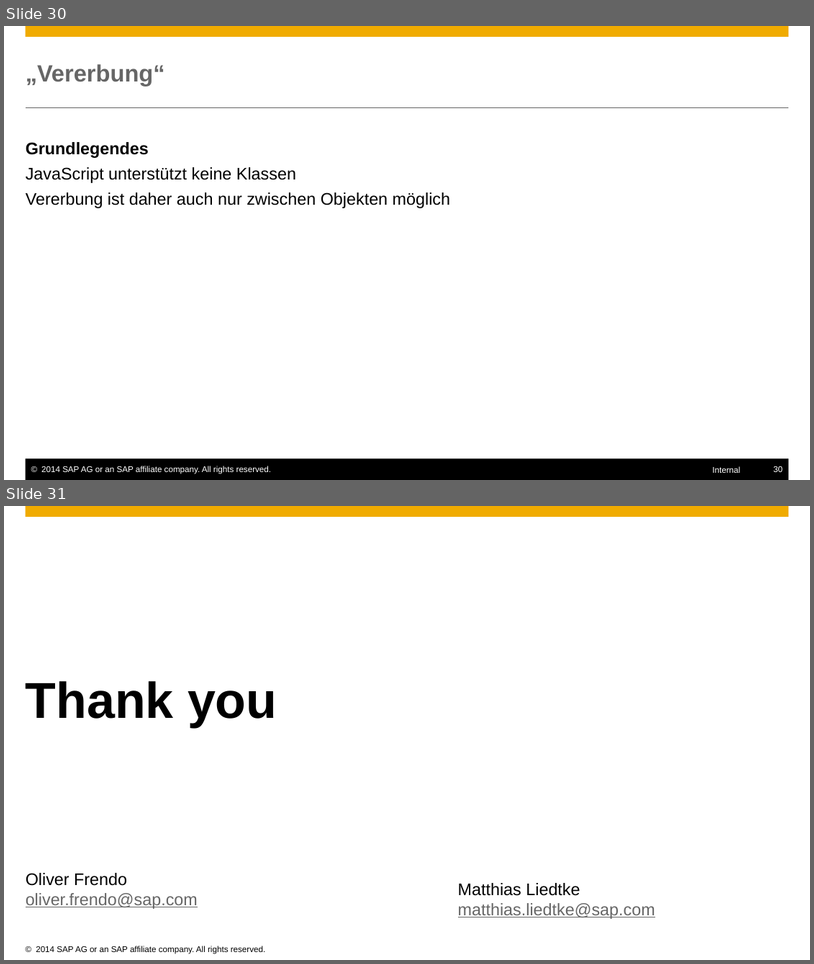
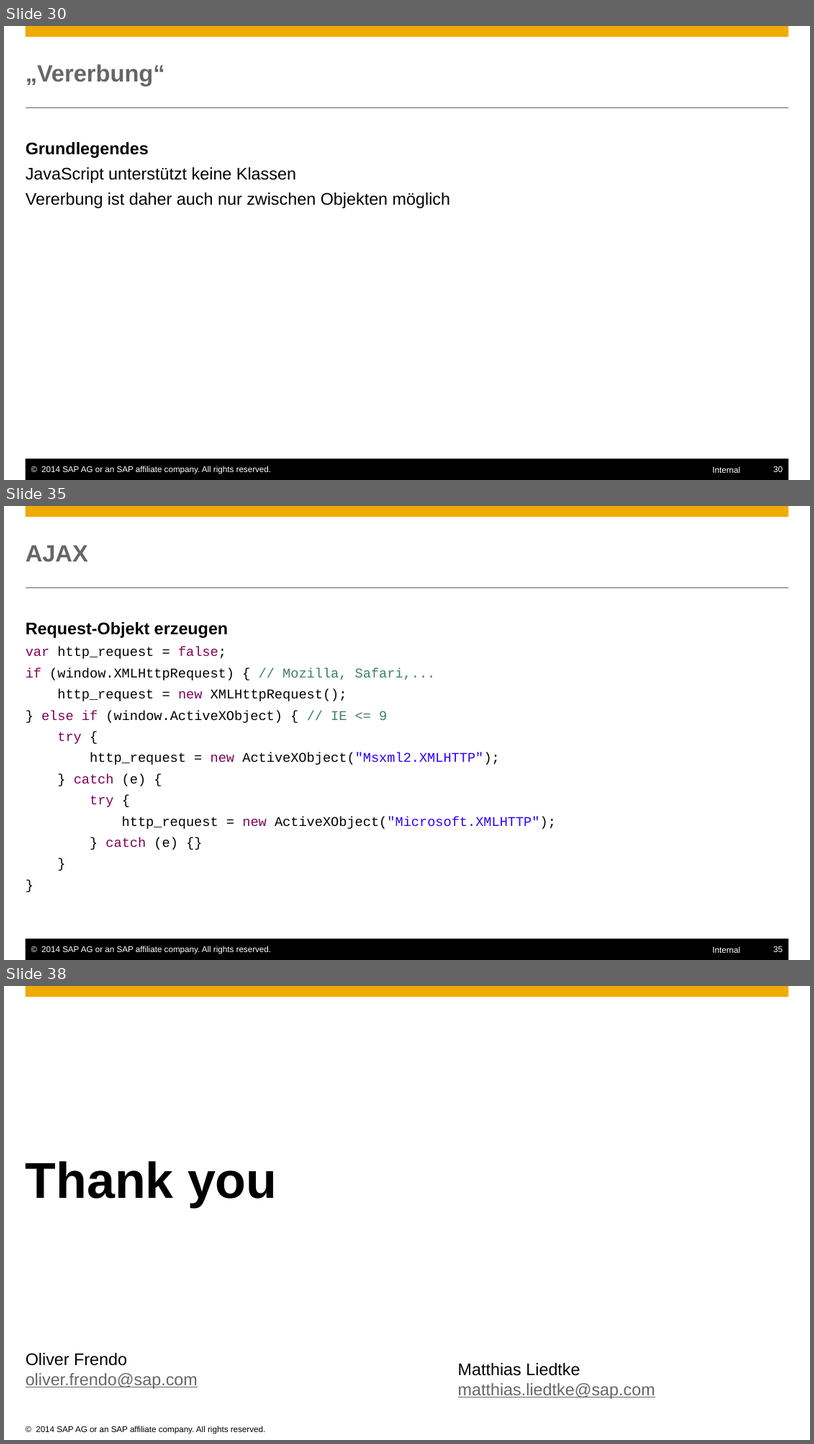
Before and after one commit to ofrendo/JSCrossCourse, a slide deck: JSCrosscourse.pptx. Shown one above the other, each under a label of ours: slides 30 and 31 before the commit, slides 30, 35 and 38 after it; the slides between them are not shown. The pictures are 814x964 and 814x1444 pixels, drawn with LibreOffice and Linux fonts; fonts in the diff are those of the drawing; background and template pictures are left out. Boxes give left, top, right and bottom in pixels: in the first picture for what was removed or moved away, otherwise in the second. Text is boxed around its words. In the diff, an @@ line names an element or a change of style, - is before the commit and + after.

Commit message:
ajax

```diff
--- a/JSCrosscourse.pptx
+++ b/JSCrosscourse.pptx
@@ slide 35 added at <box>4,506,810,960</box>, background #FFFFFF; not listed: 6 template elements that a slide beside it also shows @@
@@ title added at <box>26,545,88,562</box>, 28 pt, text #666666, bold @@
+AJAX
@@ text added at <box>26,622,556,849</box>, 16 pt, text #000000 @@
+Request-Objekt erzeugen
+  var http_request = false;
+  if (window.XMLHttpRequest) { // Mozilla, Safari,...
+  http_request = new XMLHttpRequest();
+  } else if (window.ActiveXObject) { // IE <= 9
+  try {
+  http_request = new ActiveXObject("Msxml2.XMLHTTP");
+  } catch (e) {
+  try {
+  http_request = new ActiveXObject("Microsoft.XMLHTTP");
+  } catch (e) {}
+  }
+  }
@@ what was slide 31 is now slide 38 @@
```
Also in this commit, not shown: 1 slide changed, 6 other slides added, 4 other files.
